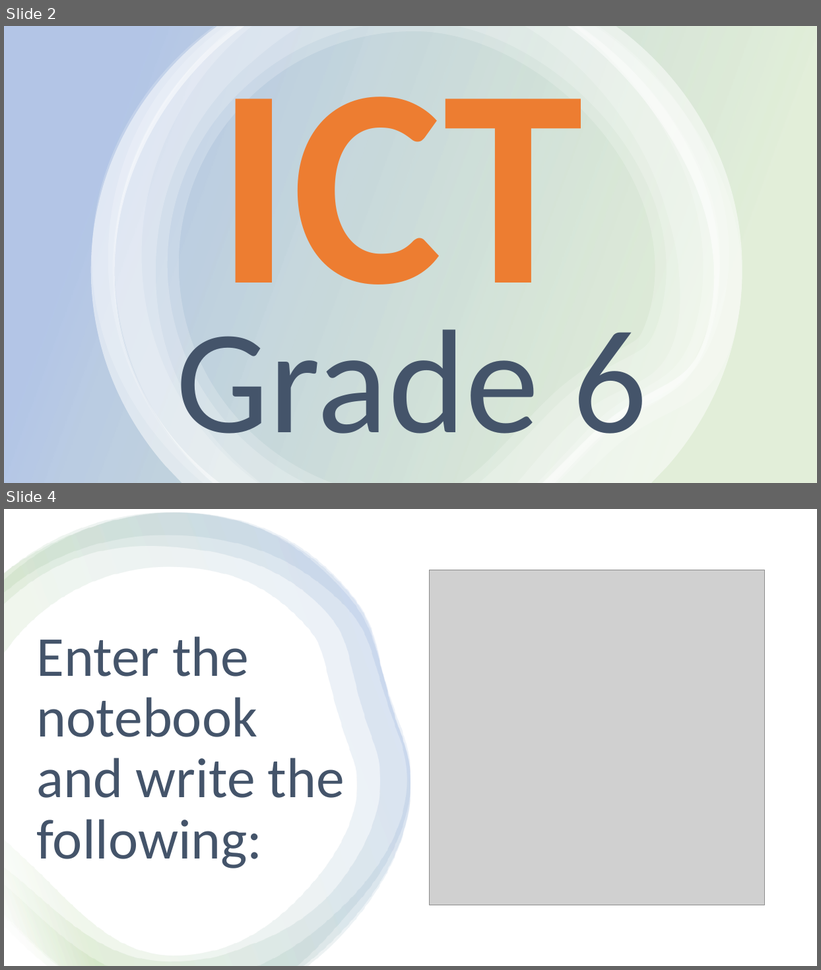
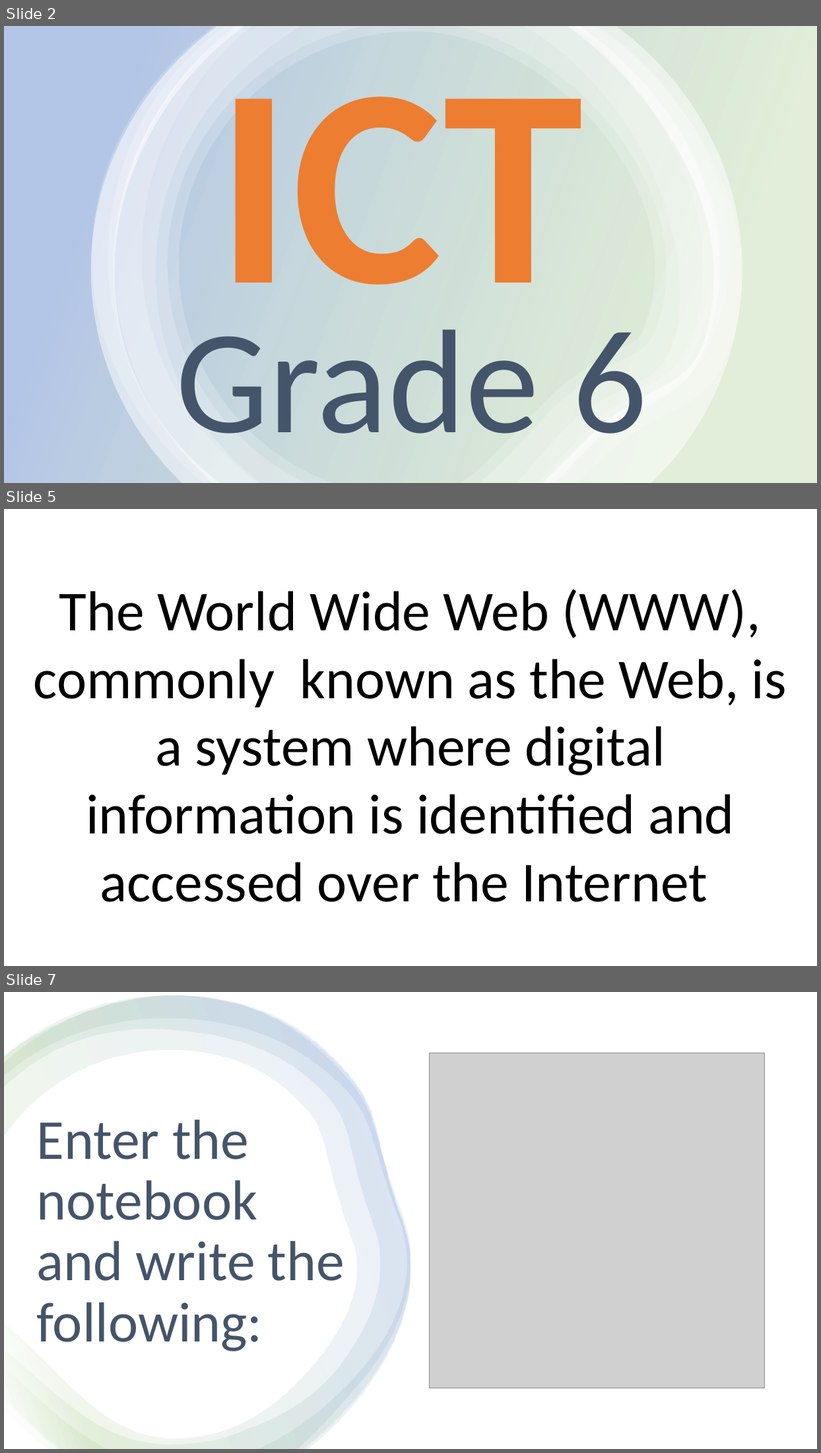
Before and after one commit to Ma7en/alajial, a slide deck: 6-G-6/11-week-11/3-Explanation/G6 - 11 - Explanation - Introduction to Web.pptx. Shown one above the other, each under a label of ours: slides 2 and 4 before the commit, slides 2, 5 and 7 after it; the slides between them are not shown. The pictures are 821x970 and 821x1453 pixels, drawn with LibreOffice and Linux fonts; fonts in the diff are those of the drawing; grey boxes stand for pictures. Boxes give left, top, right and bottom in pixels: in the first picture for what was removed or moved away, otherwise in the second. Text is boxed around its words. In the diff, an @@ line names an element or a change of style, - is before the commit and + after.

```diff
--- a/6-G-6/11-week-11/3-Explanation/G6 - 11 - Explanation - Introduction to Web.pptx
+++ b/6-G-6/11-week-11/3-Explanation/G6 - 11 - Explanation - Introduction to Web.pptx
@@ slide 5 added at [4, 509, 817, 966], background #FFFFFF @@
@@ title added at [34, 589, 787, 902], 80 pt, text #000000 @@
+The World Wide Web (WWW), commonly known as the Web, is a system where digital information is identified and accessed over the Internet
@@ what was slide 4 is now slide 7 @@
```
Also in this commit, not shown: 1 slide changed, 2 other slides added, 3 other files.
